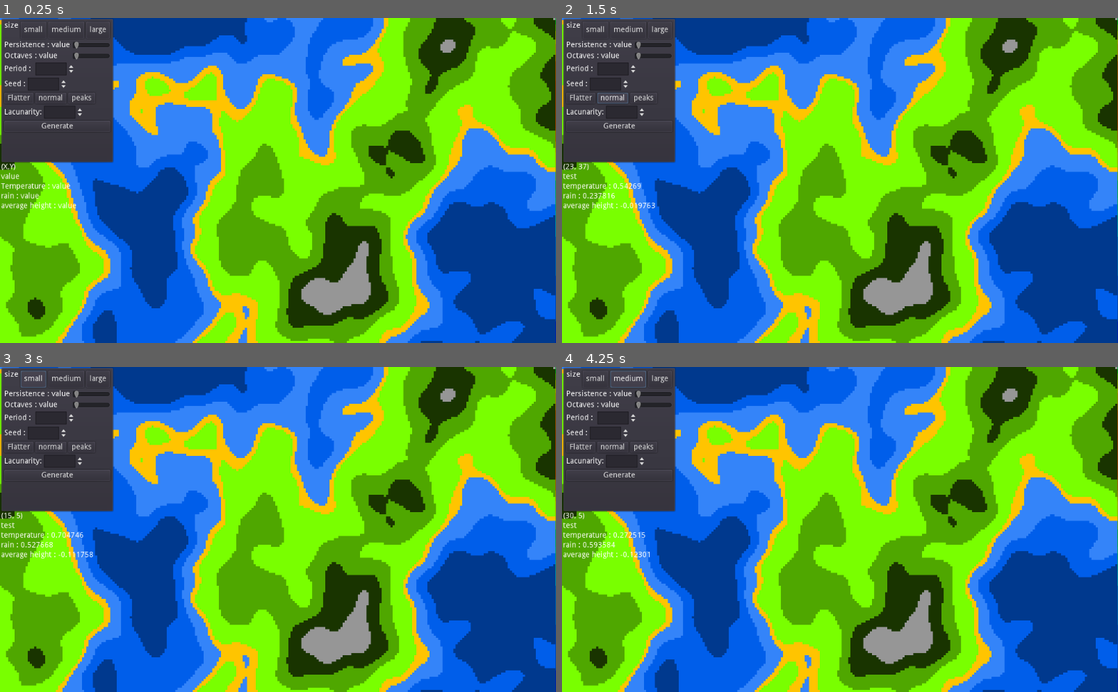
Above: before the commit, frames 1-4 (two rows, left to right).
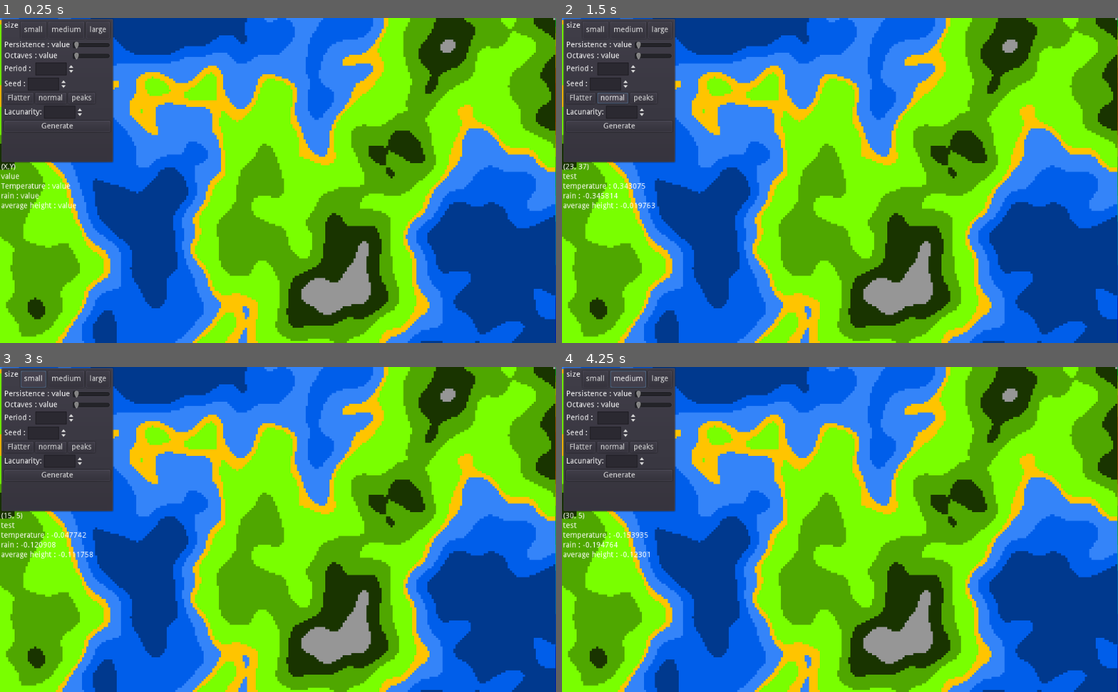
Above: after the commit, the same moments.

Repository: JSLucena/World-Generator
Game: Godot game, scene res://scenes/Generator.tscn
Same seed, same stepped clock (60 frames per second), same inputs: the game is played once before the commit and once after it.
Inputs:
- Up to frame 1 (0.25 s): no input
- Up to frame 2 (1.5 s): click "Generate" at 0.5 s; click "normal" at 1.25 s
- Up to frame 3 (3 s): click "normal" at 2 s; click "small" at 2.75 s
- Up to frame 4 (4.25 s): click "medium" at 3.5 s

The runs differ from the first frame. In frame 1, less than 0.1% of the frame differs, in the area x 99-100%, y 1-94%; in frame 2, 0.2%; in frame 3, 0.2%; in frame 4, 0.2%, in the area x 3-100%, y 1-94%.

Commit message:
Comments

Diff:
--- a/scripts/Generator.gd
+++ b/scripts/Generator.gd
@@ -15,7 +15,7 @@
 var tile : int = 0
 var rain_tile : int = 0
 var temperature_tile : int = 0
-export var height_modifier = 1.0 # Variable to increase/decrease peak and valley height
+export var height_modifier = 1.0 # Dumb solution, but this is used to increase/decrease altitude from peaks/valleys
 var biome_parameters = {} #Key is position on tilegrid, values are (temperature,rain,type,avg_height)
 
 
@@ -28,17 +28,20 @@
 #func _process(delta):
 #	mouse_map_information()
 	#pass
-func generate():
+func generate(): #Generates the height map, rain map and temperature map
 	$TileMap.clear()
 	$rainMap.clear()
 	$TemperatureMap.clear()
-	randomize()
+	#randomize()
 	noise.seed = noise_seed
 	noise.octaves = octaves
 	noise.period = period
 	noise.persistence = persistence
 	noise.lacunarity = lacunarity
 
+
+
+	#### THIS IS ALL TRIAL AND ERROR SO IT LOOKS LIKE SHJIT
 	temperature_noise.seed = noise_seed +1
 	temperature_noise.octaves = octaves
 	temperature_noise.period = period
@@ -50,20 +53,20 @@
 	rain_noise.period = period*1.25
 	rain_noise.persistence = persistence/2
 	rain_noise.lacunarity = lacunarity-0.5
-
+	########################################################
 
 	for x in range(0,size_x):
 		for y in range(0,size_y):
 				var height = noise.get_noise_2d(x,y) * height_modifier
 				var adjusted_temperature = modify_temperature(temperature_noise.get_noise_2d(x,y), height)
+				var rain = rain_noise.get_noise_2d(x,y)
 				tile = get_tile_color(height) #This will probably be changed to include more biomes
-				rain_tile = get_rain_color(rain_noise.get_noise_2d(x,y))
+				rain_tile = get_rain_color(rain)
 
 
 				temperature_tile = get_temperature_color(adjusted_temperature)
-				randomize()
-				biome_parameters[Vector2(x,y)] = [randf(),randf(),"test",height] #values are (temperature,rain,type,avg_height)
-				#print(biome_parameters[Vector2(x,y)])
+				biome_parameters[Vector2(x,y)] = [adjusted_temperature,rain,"test",height] #values are (temperature,rain,type,avg_height)
+
 				$TileMap.set_cell(x,y,tile)
 				$TemperatureMap.set_cell(x+size_x,y,temperature_tile)
 				$rainMap.set_cell(x-size_x,y,rain_tile)
@@ -177,7 +180,7 @@
 
 func modify_temperature(temperature, height):
 	if height > 0:
-		return temperature - pow(height,2)
+		return temperature - pow(height,1.5)
 	else:
 		 return temperature
 
